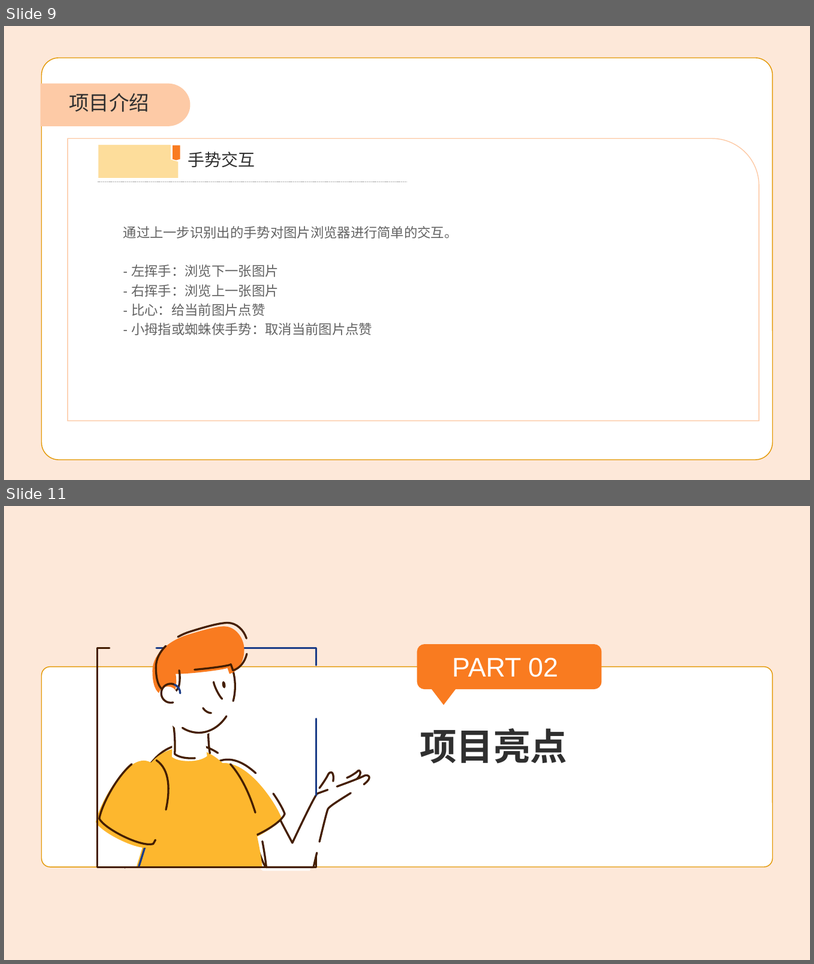
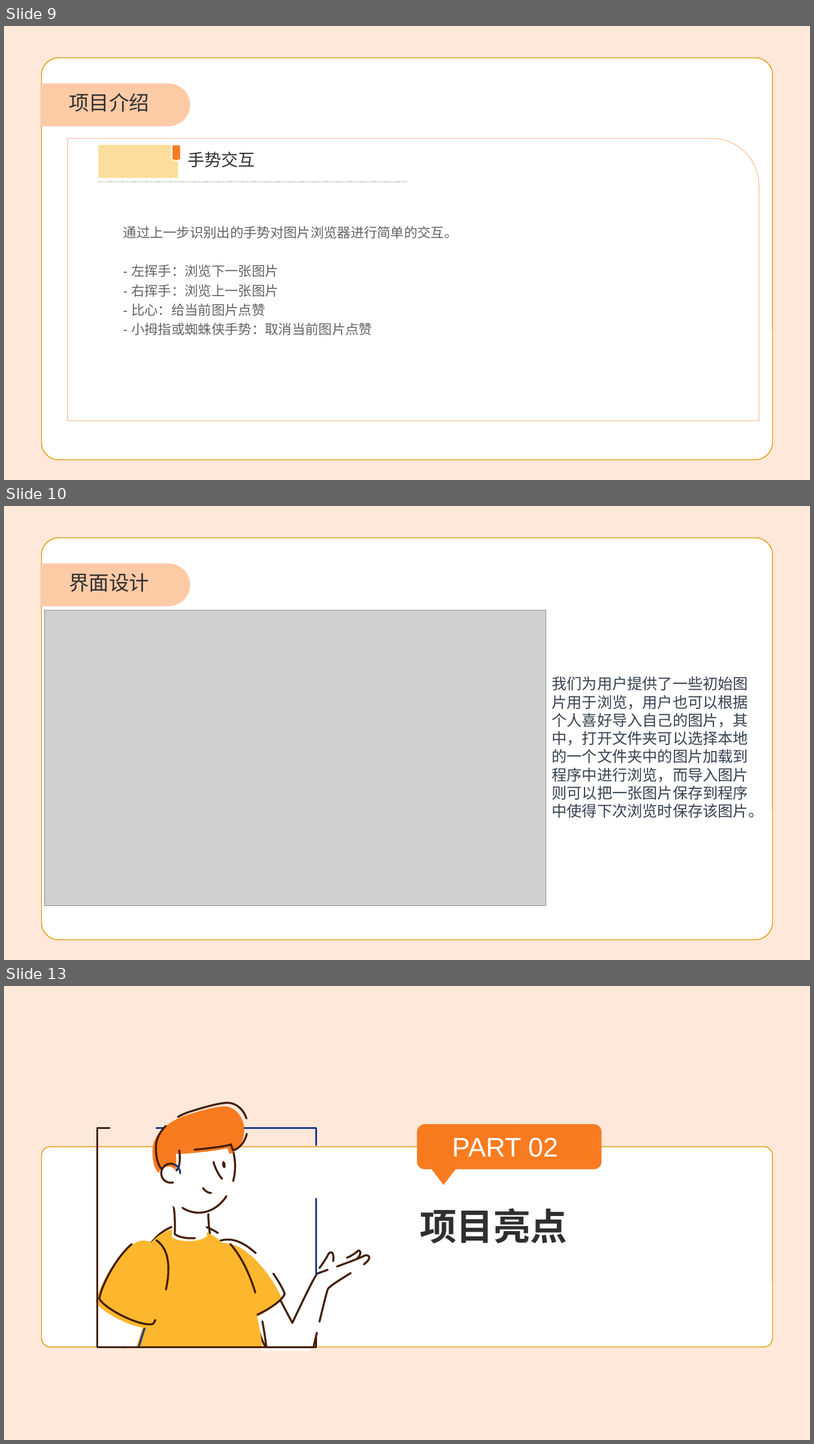
Before and after one commit to luxingzhi27/hci_final_project_hand_gesture_recognition, a slide deck: 一个基于手势识别的图像浏览器.pptx. Shown one above the other, each under a label of ours: slides 9 and 11 before the commit, slides 9, 10 and 13 after it; the slides between them are not shown. The pictures are 814x964 and 814x1444 pixels, drawn with LibreOffice and Linux fonts; fonts in the diff are those of the drawing; grey boxes stand for pictures; background and template pictures are left out. Boxes give left, top, right and bottom in pixels: in the first picture for what was removed or moved away, otherwise in the second. Text is boxed around its words. In the diff, an @@ line names an element or a change of style, - is before the commit and + after.

```diff
--- a/一个基于手势识别的图像浏览器.pptx
+++ b/一个基于手势识别的图像浏览器.pptx
@@ slide 10 added at box(4, 506, 810, 960), background #F97B20 at 17% opacity; not listed: 2 template elements that a slide beside it also shows @@
@@ text added at box(69, 573, 149, 592), 24 pt, text #2F2F2F @@
+界面设计
@@ picture added at box(45, 610, 546, 905) @@
@@ text added at box(552, 676, 764, 817), 18 pt, text #374151 @@
+我们为用户提供了一些初始图片用于浏览，用户也可以根据个人喜好导入自己的图片，其中，打开文件夹可以选择本地的一个文件夹中的图片加载到程序中进行浏览，而导入图片则可以把一张图片保存到程序中使得下次浏览时保存该图片。
@@ what was slide 11 is now slide 13 @@
```
Also in this commit, not shown: 1 slide changed, 1 other slide added.
